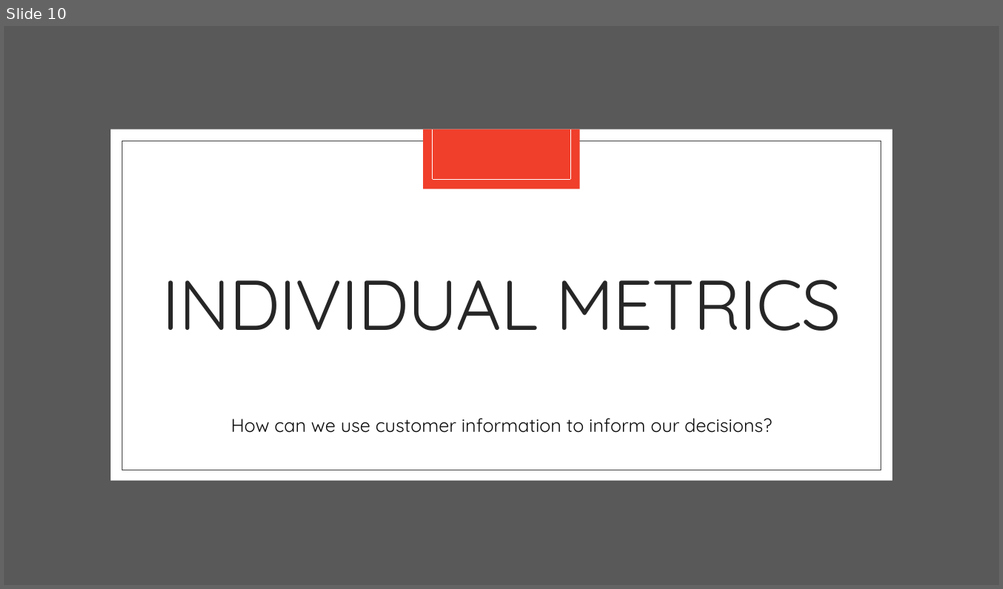
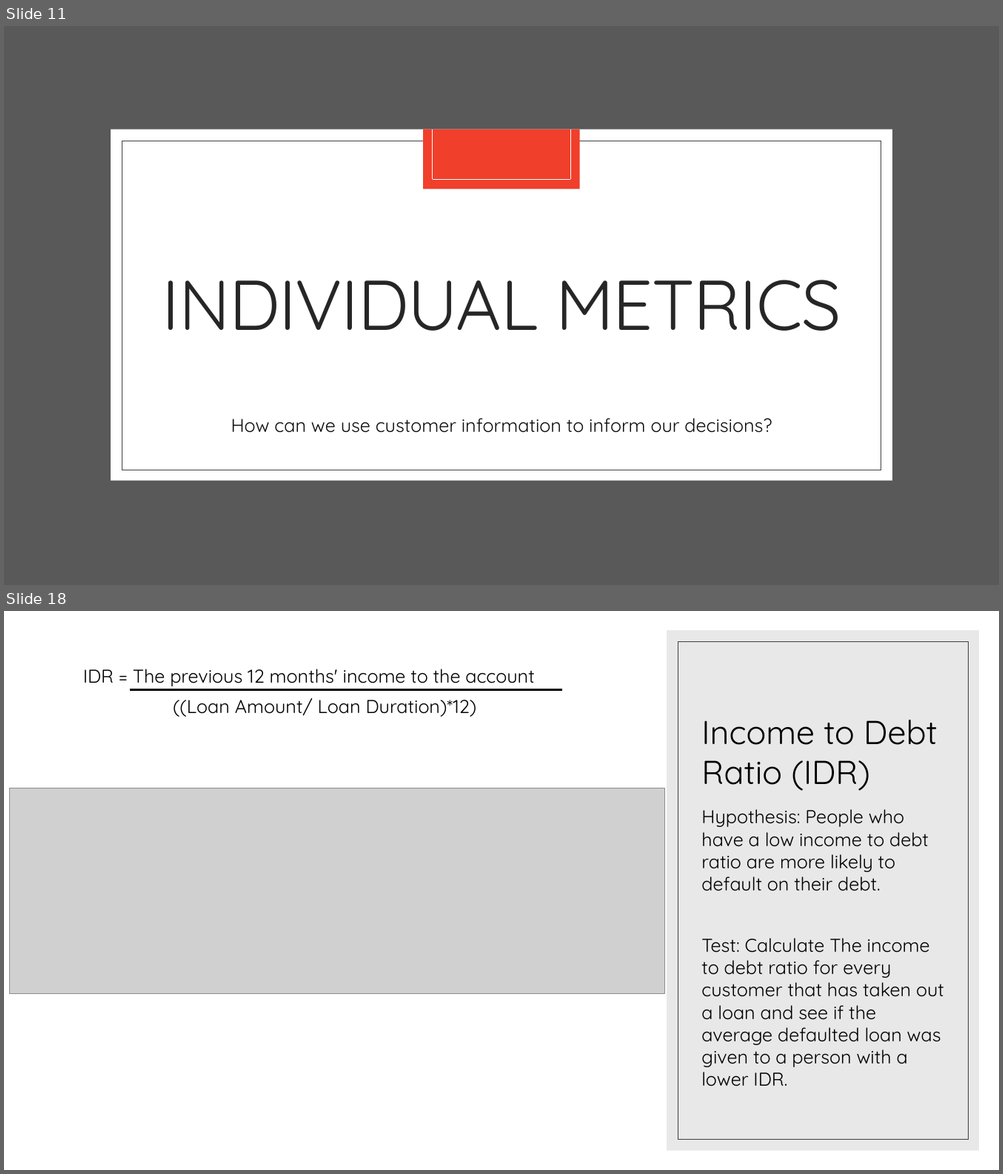
Before and after one commit to SamPurle/Banking_Team_1, a slide deck: SammyPPT.pptx. Shown one above the other, each under a label of ours: slide 10 before the commit, slides 11 and 18 after it; the slides between them are not shown. The pictures are 1003x589 and 1003x1174 pixels, drawn with LibreOffice and Linux fonts; fonts in the diff are those of the drawing; grey boxes stand for pictures. Boxes give left, top, right and bottom in pixels: in the first picture for what was removed or moved away, otherwise in the second. Text is boxed around its words. In the diff, an @@ line names an element or a change of style, - is before the commit and + after.

```diff
--- a/SammyPPT.pptx
+++ b/SammyPPT.pptx
@@ slide 18 added at bbox=[4, 611, 999, 1170], background #FFFFFF @@
@@ rectangle added at bbox=[666, 630, 979, 1151], fill #D9D9D9 at 60% opacity @@
@@ rectangle added at bbox=[677, 641, 968, 1140], outline #404040 0.5 pt @@
@@ text added at bbox=[83, 669, 534, 686], 18 pt, text #000000 @@
+IDR = The previous 12 months' income to the account
@@ line added from (130, 690) to (562, 690), #000000 2.25 pt @@
@@ text added at bbox=[173, 698, 477, 717], 18 pt, text #000000 @@
+((Loan Amount/ Loan Duration)*12)
@@ title added at bbox=[701, 720, 937, 791], 32 pt, text #000000 @@
+Income to Debt Ratio (IDR)
@@ picture added at bbox=[10, 789, 665, 994] @@
@@ text added at bbox=[701, 809, 944, 1087], 18 pt, text #000000 @@
+Hypothesis: People who have a low income to debt ratio are more likely to default on their debt.
+Test: Calculate The income to debt ratio for every customer that has taken out a loan and see if the average defaulted loan was given to a person with a lower IDR.
@@ what was slide 10 is now slide 11 @@
```
Also in this commit, not shown: 10 slides changed, 10 other slides added, 3 slides removed, 3 other files.
